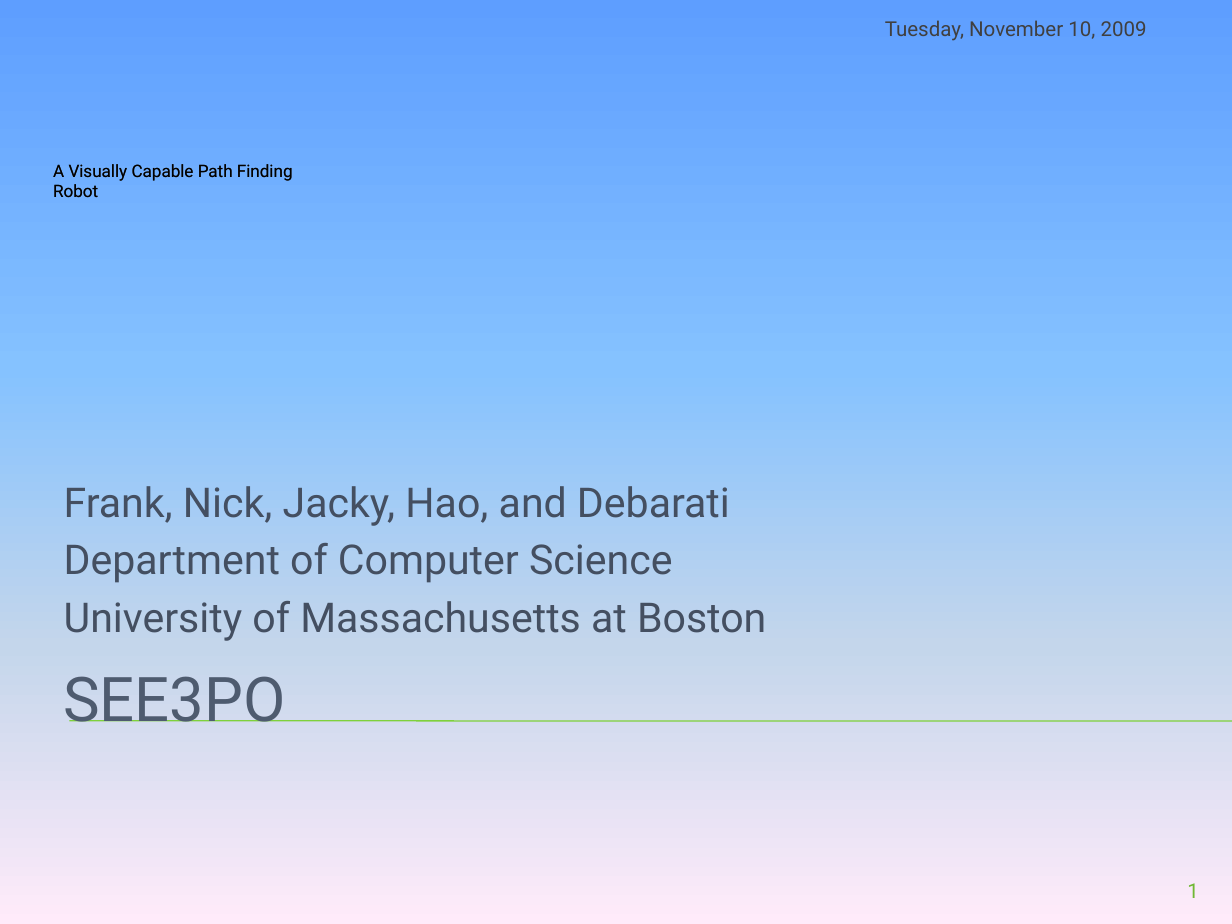
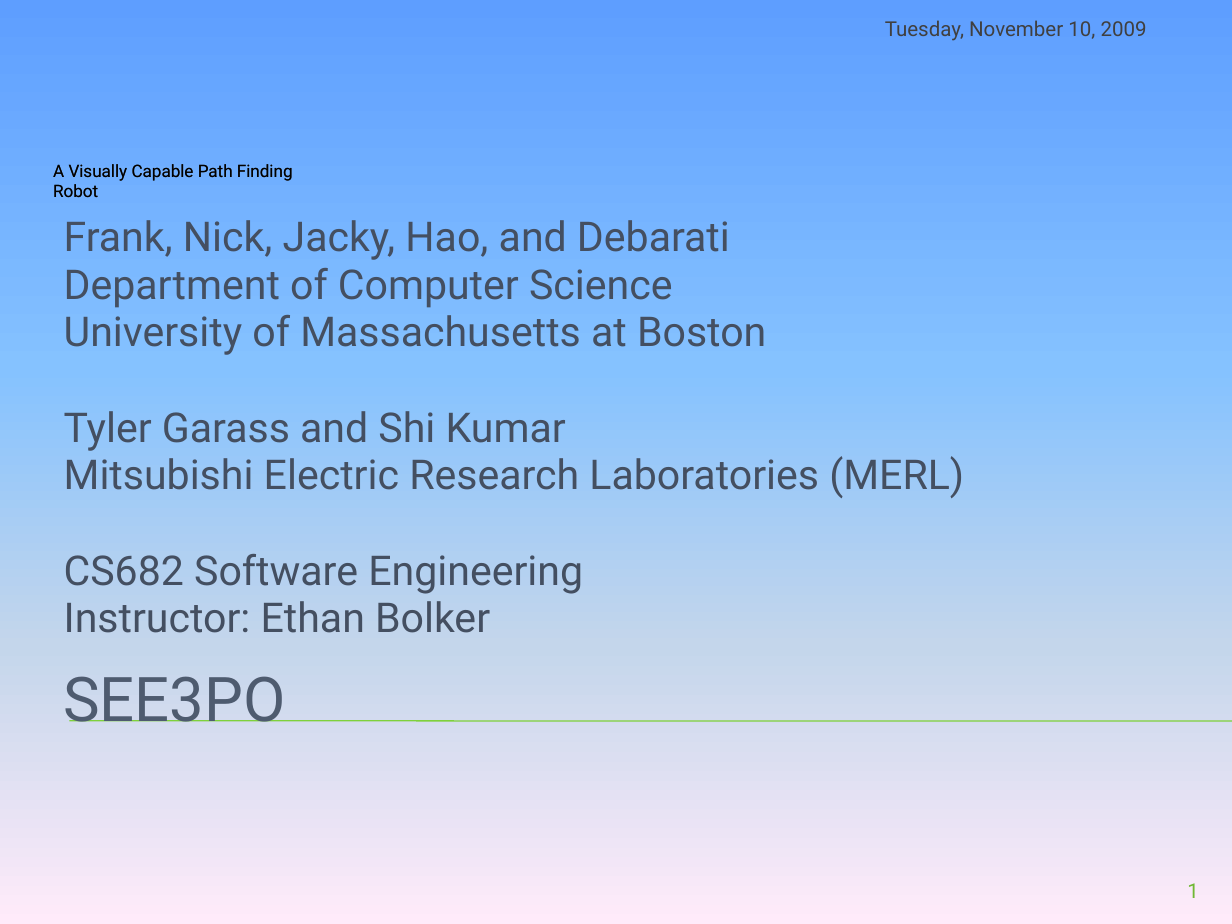
Before and after one commit to tkram01/see3po, a slide deck: slide 1 of Documents/VentureCapital.pptx. Drawn at 1232x924 pixels with LibreOffice and Linux fonts; fonts in the diff are those of the drawing; background and template pictures are left out. Boxes give left, top, right and bottom in pixels: in the first picture for what was removed or moved away, otherwise in the second. Text is boxed around its words. In the diff, an @@ line names an element or a change of style, - is before the commit and + after.

```diff
--- a/Documents/VentureCapital.pptx
+++ b/Documents/VentureCapital.pptx
@@ subtitle at (64,220,766,355): line spacing 1 to 0.8 @@
@@ subtitle at (64,411,964,633): paragraphs added @@
+Tyler Garass and Shi Kumar
+Mitsubishi Electric Research Laboratories (MERL)
+CS682 Software Engineering
+Instructor: Ethan Bolker
```
Also in this commit, not shown: 1 other slide changed, 1 other file.
